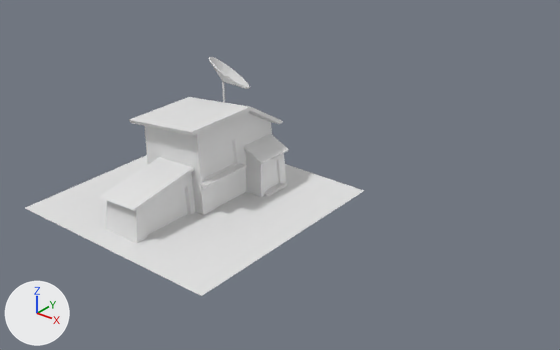
Renders of the FBX model Assets/Models/Casa Comum 02.fbx from each side of a commit.
Both versions are drawn from a camera (50 mm lens) standing at (4.13, -4.07, 3.01) and looking at (-0.3, 1.47, -0.42). Lighting does not change. The marker at lower left points along +X, +Y and +Z. Materials are left out; every surface is plain grey. Where no turn or scale is listed for an object, it has been applied to the vertices.

The first picture shows 'Casa Normal 02'.
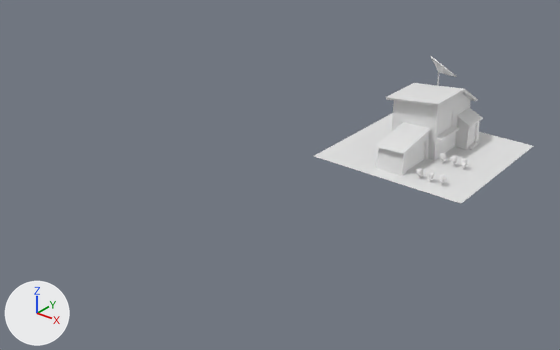
Location of each change, [x1, y1, x2, y2] in pixels of the pictures (560 x 350 px):
'Casa Normal 02', reshaped, moved (35% narrower, 38% shorter): before [25, 57, 364, 296]; after [314, 56, 533, 203]
part 1 of me_casa_normal_02, added: after [406, 153, 468, 186]
part 2 of me_casa_normal_02, added: after [472, 144, 493, 153]
part 3 of me_casa_normal_02, added: after [314, 113, 533, 203]

The edits, one by one:
me_casa_normal_02 is used by ob_casa_normal_02; location (0.0, 0.0, 0.0).
me_casa_normal_02 had 152 vertices, 127 faces and spanned x -1.0..1.0, y -1.0..1.0, z 0.0..1.05.
me_casa_normal_02 now has 462 vertices, 634 faces and spans x -1.0..1.0, y -1.0..1.0, z -0.01..1.05.
me_casa_normal_02 part 1: 304 vertices added at x 0.11..0.68, y -0.78..-0.13, z -0.01..0.14.
me_casa_normal_02 part 2: 4 vertices added at x 0.33..0.62, y 0.41..0.63, z 0.0.
me_casa_normal_02 part 3: 2 vertices added at x 0.62, y -1.0..1.0, z 0.0.
Object 'Casa Normal 02' (ob_casa_normal_02) moves from (0.0, 0.0, 0.0) to (0.0, 4.0, -0.954).
